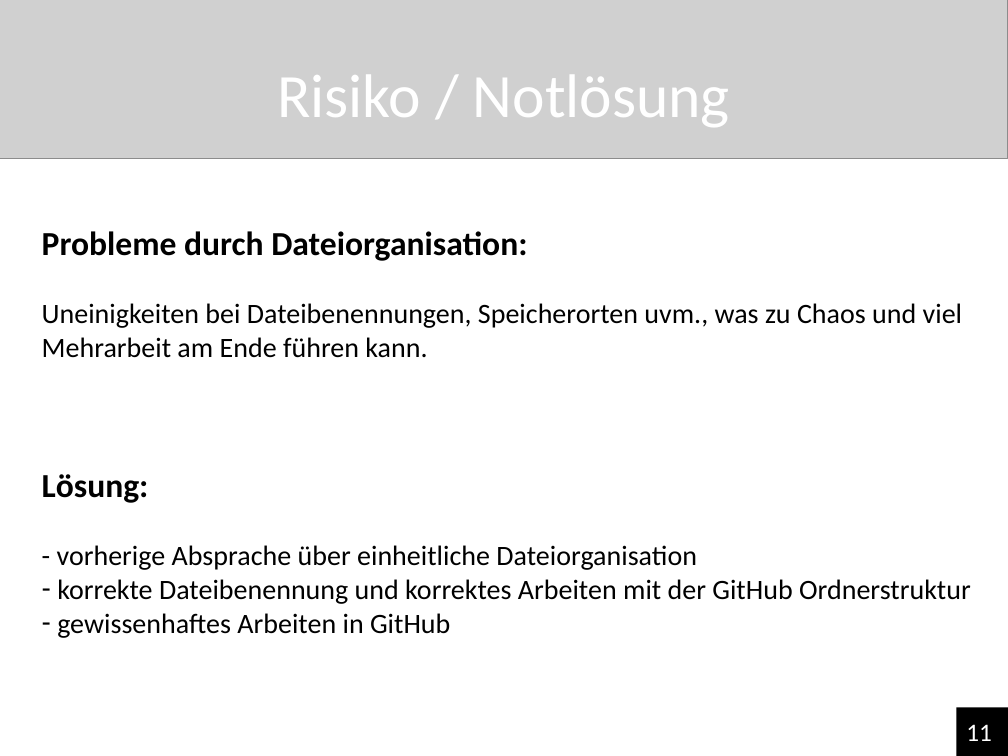
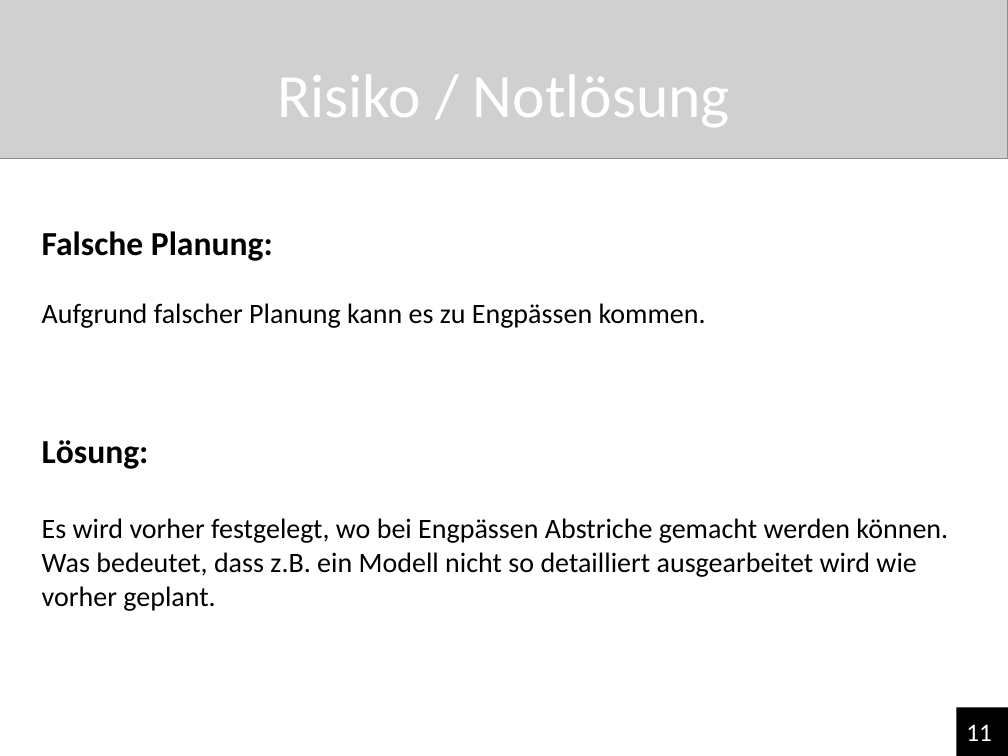
Before and after one commit to NReintanz/Pixie, a slide deck: slide 12 of 00_Organsiatorisches/Pixie‘s großes Abenteuer.pptx. Drawn at 1008x756 pixels with LibreOffice and Linux fonts; fonts in the diff are those of the drawing; grey boxes stand for pictures. Boxes give left, top, right and bottom in pixels: in the first picture for what was removed or moved away, otherwise in the second. Text is boxed around its words. In the diff, an @@ line names an element or a change of style, - is before the commit and + after.

```diff
--- a/00_Organsiatorisches/Pixie‘s großes Abenteuer.pptx
+++ b/00_Organsiatorisches/Pixie‘s großes Abenteuer.pptx
@@ text at <box>42,231,706,328</box>: text changed @@
-Probleme durch Dateiorganisation:
-Uneinigkeiten bei Dateibenennungen, Speicherorten uvm., was zu Chaos und viel Mehrarbeit am Ende führen kann.
+Falsche Planung:
+Aufgrund falscher Planung kann es zu Engpässen kommen.
@@ text at <box>42,518,948,611</box>: text changed @@
-- vorherige Absprache über einheitliche Dateiorganisation
-– korrekte Dateibenennung und korrektes Arbeiten mit der GitHub Ordnerstruktur
-– gewissenhaftes Arbeiten in GitHub
+Es wird vorher festgelegt, wo bei Engpässen Abstriche gemacht werden können. Was bedeutet, dass z.B. ein Modell nicht so detailliert ausgearbeitet wird wie vorher geplant.
```
Also in this commit, not shown: 1 other slide changed, 1 other file.
